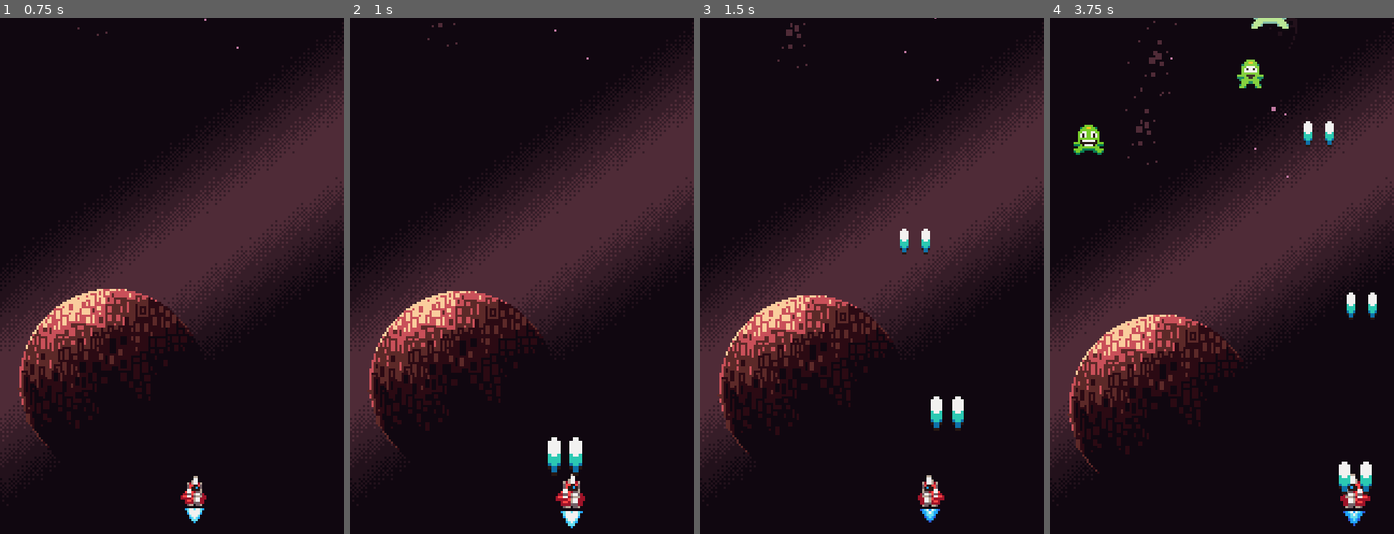
Above: before the commit, frames 1-4 (left to right).
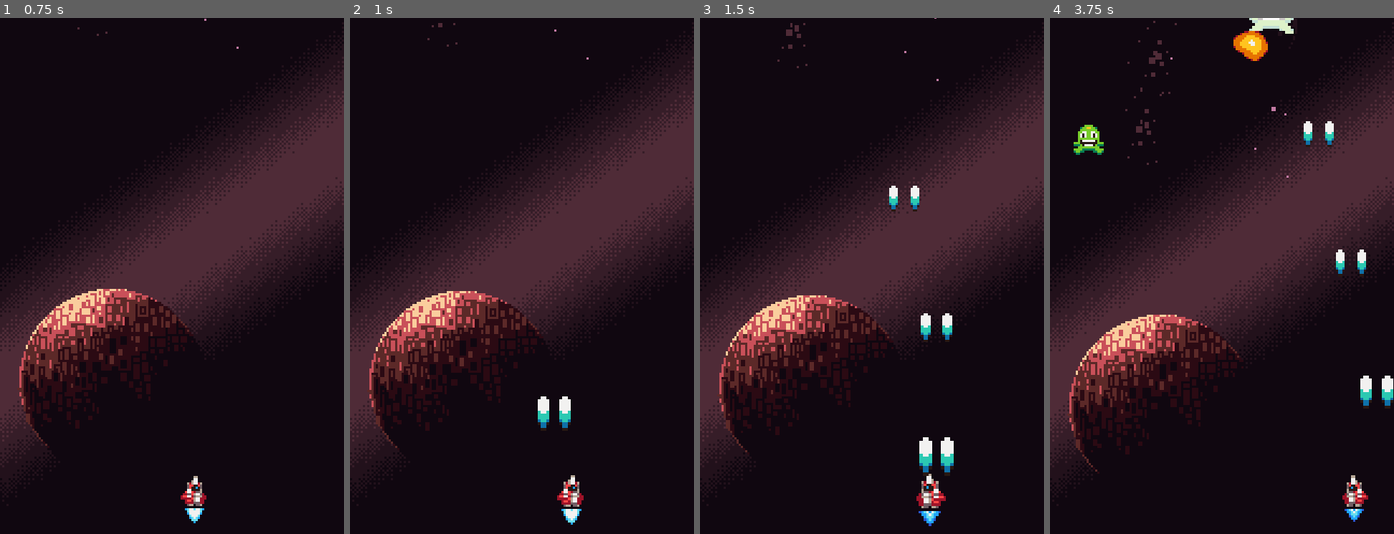
Above: after the commit, the same moments.

Repository: jordan95v/galaxy_defiance
Game: Godot game, scene res://scenes/ui/menu/menu.tscn
Same seed, same stepped clock (60 frames per second), same inputs: the game is played once before the commit and once after it.
Inputs:
- Up to frame 1 (0.75 s): tap Space (space) at 0.5 s; hold D (bank_right) from 0.53 s (still down); hold Enter (enter) from 0.53 s (still down)
- Up to frame 2 (1 s): keep holding D (bank_right); keep holding Enter (enter); tap Space (space) at 0.8 s
- Up to frame 3 (1.5 s): release D (bank_right) at 1.28 s; release Enter (enter) at 1.28 s; hold A (bank_left) from 1.28 s (still down); tap Space (space) at 1.35 s
- Up to frame 4 (3.75 s): tap Enter (enter) at 1.55, 3.05 s; release A (bank_left) at 2.03 s; hold Enter (enter) 2.03-2.78 s; hold D (bank_right) 2.03-3.53 s; tap Space (space) at 2.3, 2.85 s; hold A (bank_left) from 3.53 s (still down); hold Enter (enter) from 3.53 s (still down)

Frame 1 is identical in both runs. In frame 2, 1.0% of the frame differs, in the area x 54-69%, y 73-99%; in frame 3, 1.7%; in frame 4, 2.3%, in the area x 53-100%, y 0-99%.

Commit message:
Added DestroyedComponent.

Diff:
--- a/project.godot
+++ b/project.godot
@@ -45,6 +45,11 @@
 "events": [Object(InputEventKey,"resource_local_to_scene":false,"resource_name":"","device":-1,"window_id":0,"alt_press …(182 unchanged characters)…
 ]
 }
+echap={
+"deadzone": 0.5,
+"events": [Object(InputEventKey,"resource_local_to_scene":false,"resource_name":"","device":-1,"window_id":0,"alt_pressed":false,"shift_pressed":false,"ctrl_pressed":false,"meta_pressed":false,"pressed":false,"keycode":0,"physical_keycode":4194305,"key_label":0,"unicode":0,"echo":false,"script":null)
+]
+}
 
 [layer_names]
 
--- /dev/null
+++ b/resources/bit_potion_normal_text.tres
@@ -0,0 +1,9 @@
+[gd_resource type="LabelSettings" load_steps=2 format=3 uid="uid://c727recbjvjo4"]
+
+[ext_resource type="FontFile" uid="uid://d4l8ftvhdjw1d" path="res://assets/BitPotion.ttf" id="1_cfy60"]
+
+[resource]
+font = ExtResource("1_cfy60")
+outline_size = 1
+outline_color = Color(0.917647, 0.360784, 0, 1)
+shadow_color = Color(0.917647, 0.360784, 0, 1)
--- /dev/null
+++ b/scenes/components/destroyed_component/destroyed_component.gd
@@ -0,0 +1,17 @@
+class_name DestroyedComponent
+extends Node
+
+@export var actor: Node2D
+@export var health_component: HealthComponent
+@onready var spawn_component: SpawnComponent = $SpawnComponent
+
+
+func _ready() -> void:
+	health_component.no_health.connect(on_no_health)
+
+
+func on_no_health() -> void:
+	if not actor or not health_component:
+		return
+	spawn_component.spawn(actor.global_position)
+	actor.queue_free()
--- /dev/null
+++ b/scenes/components/destroyed_component/destroyed_component.tscn
@@ -0,0 +1,11 @@
+[gd_scene load_steps=4 format=3 uid="uid://loqivrm0drtr"]
+
+[ext_resource type="Script" path="res://scenes/components/destroyed_component/destroyed_component.gd" id="1_smn3b"]
+[ext_resource type="PackedScene" uid="uid://bfpfpejhgb57k" path="res://scenes/game_objects/explosion/explosion.tscn" id="2_0wl78"]
+[ext_resource type="PackedScene" uid="uid://chfqqnuajer2b" path="res://scenes/components/spawn_component/spawn_component.tscn" id="3_d1urx"]
+
+[node name="DestroyedComponent" type="Node"]
+script = ExtResource("1_smn3b")
+
+[node name="SpawnComponent" parent="." instance=ExtResource("3_d1urx")]
+scene = ExtResource("2_0wl78")
--- a/scenes/components/flash_component/flash_component.gd
+++ /dev/null
@@ -1,23 +0,0 @@
-extends Node
-
-@export var hurtbox_component: HurtboxComponent
-@export var animated_sprite: AnimatedSprite2D
-const FLASH_MATERIAL: ShaderMaterial = preload(
-	"res://scenes/game_objects/enemies/flash_material.tres"
-)
-var original_material: Material
-
-
-func _ready() -> void:
-	hurtbox_component.hurt.connect(on_hurt)
-	original_material = animated_sprite.material
-
-
-func on_hurt() -> void:
-	var timer: Timer = Timer.new()
-	add_child(timer)
-	timer.wait_time = 0.2
-	animated_sprite.material = FLASH_MATERIAL
-	timer.start()
-	await timer.timeout
-	animated_sprite.material = original_material
--- a/scenes/components/flash_component/flash_component.tscn
+++ /dev/null
@@ -1,6 +0,0 @@
-[gd_scene load_steps=2 format=3 uid="uid://b1xammmwkudun"]
-
-[ext_resource type="Script" path="res://scenes/components/flash_component/flash_component.gd" id="1_uv7ph"]
-
-[node name="FlashComponent" type="Node"]
-script = ExtResource("1_uv7ph")
--- a/scenes/game_objects/enemies/basic_enemy.gd
+++ b/scenes/game_objects/enemies/basic_enemy.gd
@@ -1,19 +1,20 @@
 class_name BasicEnemy
 extends Node2D
 
+@onready var animation_player: AnimationPlayer = $AnimationPlayer
+@onready var shake_component: ShakeComponent = $ShakeComponent
+@onready var scale_component: ScaleComponent = $ScaleComponent
+@onready var move_component: MoveComponent = $MoveComponent
+@onready var health_component: HealthComponent = $HealthComponent
 @onready var visible_on_screen_notifier_2d: VisibleOnScreenNotifier2D = $VisibleOnScreenNotifier2D
-@onready var health_component: HealthComponent = $HealthComponent
 @onready var animated_sprite_2d: AnimatedSprite2D = $AnimatedSprite2D
 @onready var hurtbox_component: HurtboxComponent = $HurtboxComponent
 @onready var hitbox_component: HitboxComponent = $HitboxComponent
-@onready var animation_player: AnimationPlayer = $AnimationPlayer
-@onready var scale_component: ScaleComponent = $ScaleComponent
-@onready var shake_component: ShakeComponent = $ShakeComponent
+@onready var destroyed_component: DestroyedComponent = $DestroyedComponent
 
 
 func _ready() -> void:
 	visible_on_screen_notifier_2d.screen_exited.connect(queue_free)
-	health_component.no_health.connect(on_no_health)
 	hurtbox_component.hurt.connect(on_hurt)
 
 
@@ -21,11 +22,3 @@
 	scale_component.tween_scale()
 	shake_component.apply_random_shake()
 	animation_player.play("flash")
-
-
-func on_no_health() -> void:
-	animated_sprite_2d.play("die")
-	hurtbox_component.set_deferred("monitoring", false)
-	hitbox_component.set_deferred("monitorable", false)
-	await animated_sprite_2d.animation_finished
-	queue_free()
--- a/scenes/game_objects/enemies/basic_enemy.tscn
+++ b/scenes/game_objects/enemies/basic_enemy.tscn
@@ -6,8 +6,12 @@
 [ext_resource type="PackedScene" uid="uid://bgmj6gucsi01l" path="res://scenes/components/move_component/move_component.tscn" id="4_2fku0"]
 [ext_resource type="PackedScene" uid="uid://calacfe7abcrh" path="res://scenes/components/health_component/health_component.tscn" id="5_1olh2"]
 [ext_resource type="Material" uid="uid://ctvdkbwqfq3nk" path="res://resources/flash_material.tres" id="6_67cva"]
+[ext_resource type="PackedScene" uid="uid://loqivrm0drtr" path="res://scenes/components/destroyed_component/destroyed_component.tscn" id="6_o3p3s"]
 [ext_resource type="PackedScene" uid="uid://b0ohk2o5l0lcp" path="res://scenes/components/hurtbox_component/hurtbox_component.tscn" id="7_r7j5w"]
 [ext_resource type="PackedScene" uid="uid://c5hw2nvofyp0w" path="res://scenes/components/hitbox_component/hitbox_component.tscn" id="8_53it0"]
+
+[sub_resource type="Animation" id="Animation_sguyb"]
+resource_name = "RESET"
 
 [sub_resource type="Animation" id="Animation_yipql"]
 resource_name = "flash"
@@ -24,9 +28,6 @@
 "update": 0,
 "values": [0.9, 0.0]
 }
-
-[sub_resource type="Animation" id="Animation_sguyb"]
-resource_name = "RESET"
 
 [sub_resource type="AnimationLibrary" id="AnimationLibrary_sto60"]
 _data = {
@@ -56,6 +57,10 @@
 
 [node name="HealthComponent" parent="." instance=ExtResource("5_1olh2")]
 
+[node name="DestroyedComponent" parent="." node_paths=PackedStringArray("actor", "health_component") instance=ExtResource("6_o3p3s")]
+actor = NodePath("..")
+health_component = NodePath("../HealthComponent")
+
 [node name="VisibleOnScreenNotifier2D" type="VisibleOnScreenNotifier2D" parent="."]
 
 [node name="AnimatedSprite2D" type="AnimatedSprite2D" parent="."]
--- a/scenes/game_objects/enemies/green_enemy.tscn
+++ b/scenes/game_objects/enemies/green_enemy.tscn
@@ -1,9 +1,8 @@
-[gd_scene load_steps=20 format=3 uid="uid://qpl8dcagwouc"]
+[gd_scene load_steps=14 format=3 uid="uid://qpl8dcagwouc"]
 
 [ext_resource type="PackedScene" uid="uid://b4k0gmi0kq2da" path="res://scenes/game_objects/enemies/basic_enemy.tscn" id="1_t2vxv"]
 [ext_resource type="Shader" path="res://resources/flash_shader.gdshader" id="2_r2l8i"]
 [ext_resource type="Texture2D" uid="uid://bnxyv8ol886eh" path="res://assets/green_enemy.png" id="2_tdedi"]
-[ext_resource type="Texture2D" uid="uid://i80o8m0wyfh8" path="res://assets/explosion.png" id="3_p5w57"]
 
 [sub_resource type="ShaderMaterial" id="ShaderMaterial_tjlyx"]
 resource_local_to_scene = true
@@ -35,26 +34,6 @@
 atlas = ExtResource("2_tdedi")
 region = Rect2(32, 0, 16, 16)
 
-[sub_resource type="AtlasTexture" id="AtlasTexture_b1aly"]
-atlas = ExtResource("3_p5w57")
-region = Rect2(0, 0, 16, 16)
-
-[sub_resource type="AtlasTexture" id="AtlasTexture_tm0d4"]
-atlas = ExtResource("3_p5w57")
-region = Rect2(16, 0, 16, 16)
-
-[sub_resource type="AtlasTexture" id="AtlasTexture_jhvmt"]
-atlas = ExtResource("3_p5w57")
-region = Rect2(32, 0, 16, 16)
-
-[sub_resource type="AtlasTexture" id="AtlasTexture_e5uu6"]
-atlas = ExtResource("3_p5w57")
-region = Rect2(48, 0, 16, 16)
-
-[sub_resource type="AtlasTexture" id="AtlasTexture_ruq64"]
-atlas = ExtResource("3_p5w57")
-region = Rect2(64, 0, 16, 16)
-
 [sub_resource type="SpriteFrames" id="SpriteFrames_yimgd"]
 animations = [{
 "frames": [{
@@ -80,21 +59,6 @@
 }, {
 "duration": 2.0,
 "texture": SubResource("AtlasTexture_66a3m")
-}, {
-"duration": 1.0,
-"texture": SubResource("AtlasTexture_b1aly")
-}, {
-"duration": 1.0,
-"texture": SubResource("AtlasTexture_tm0d4")
-}, {
-"duration": 1.0,
-"texture": SubResource("AtlasTexture_jhvmt")
-}, {
-"duration": 1.0,
-"texture": SubResource("AtlasTexture_e5uu6")
-}, {
-"duration": 1.0,
-"texture": SubResource("AtlasTexture_ruq64")
 }],
 "loop": false,
 "name": &"die",
@@ -111,6 +75,7 @@
 [node name="AnimatedSprite2D" parent="." index="6"]
 material = SubResource("ShaderMaterial_tjlyx")
 sprite_frames = SubResource("SpriteFrames_yimgd")
+animation = &"die"
 autoplay = "default"
 
 [node name="CollisionShape2D" type="CollisionShape2D" parent="HurtboxComponent" index="0"]
--- /dev/null
+++ b/scenes/game_objects/explosion/explosion.gd
@@ -0,0 +1,6 @@
+extends Node2D
+
+@onready var animated_sprite_2d: AnimatedSprite2D = $AnimatedSprite2D
+
+func _ready() -> void:
+	animated_sprite_2d.animation_finished.connect(queue_free)
--- /dev/null
+++ b/scenes/game_objects/explosion/explosion.tscn
@@ -0,0 +1,61 @@
+[gd_scene load_steps=10 format=3 uid="uid://bfpfpejhgb57k"]
+
+[ext_resource type="Script" path="res://scenes/game_objects/explosion/explosion.gd" id="1_jf23f"]
+[ext_resource type="Texture2D" uid="uid://i80o8m0wyfh8" path="res://assets/explosion.png" id="1_mxbog"]
+
+[sub_resource type="AtlasTexture" id="AtlasTexture_vvvuu"]
+atlas = ExtResource("1_mxbog")
+region = Rect2(0, 0, 16, 16)
+
+[sub_resource type="AtlasTexture" id="AtlasTexture_xqfbf"]
+atlas = ExtResource("1_mxbog")
+region = Rect2(16, 0, 16, 16)
+
+[sub_resource type="AtlasTexture" id="AtlasTexture_vusy7"]
+atlas = ExtResource("1_mxbog")
+region = Rect2(32, 0, 16, 16)
+
+[sub_resource type="AtlasTexture" id="AtlasTexture_8vvqi"]
+atlas = ExtResource("1_mxbog")
+region = Rect2(48, 0, 16, 16)
+
+[sub_resource type="AtlasTexture" id="AtlasTexture_bhmvr"]
+atlas = ExtResource("1_mxbog")
+region = Rect2(64, 0, 16, 16)
+
+[sub_resource type="AtlasTexture" id="AtlasTexture_1ddt5"]
+atlas = ExtResource("1_mxbog")
+region = Rect2(80, 0, 16, 16)
+
+[sub_resource type="SpriteFrames" id="SpriteFrames_m6ta4"]
+animations = [{
+"frames": [{
+"duration": 1.0,
+"texture": SubResource("AtlasTexture_vvvuu")
+}, {
+"duration": 1.0,
+"texture": SubResource("AtlasTexture_xqfbf")
+}, {
+"duration": 1.0,
+"texture": SubResource("AtlasTexture_vusy7")
+}, {
+"duration": 1.0,
+"texture": SubResource("AtlasTexture_8vvqi")
+}, {
+"duration": 1.0,
+"texture": SubResource("AtlasTexture_bhmvr")
+}, {
+"duration": 1.0,
+"texture": SubResource("AtlasTexture_1ddt5")
+}],
+"loop": false,
+"name": &"default",
+"speed": 5.0
+}]
+
+[node name="Explosion" type="Node2D"]
+script = ExtResource("1_jf23f")
+
+[node name="AnimatedSprite2D" type="AnimatedSprite2D" parent="."]
+sprite_frames = SubResource("SpriteFrames_m6ta4")
+autoplay = "default"
--- a/scenes/game_objects/ship/ship.gd
+++ b/scenes/game_objects/ship/ship.gd
@@ -2,24 +2,26 @@
 extends Node2D
 
 signal died
+@onready var animated_sprite_2d: AnimatedSprite2D = $Visuals/AnimatedSprite2D
+@onready var flame_animated_sprite_2d: AnimatedSprite2D = $Visuals/FlameAnimatedSprite2D
+@onready var move_component: MoveComponent = $MoveComponent
+@onready var move_input_component: Node = $MoveInputComponent
+@onready var clamp_component: Node = $ClampComponent
+@onready var spawn_component: SpawnComponent = $SpawnComponent
+@onready var scale_component: ScaleComponent = $ScaleComponent
+@onready var health_component: HealthComponent = $HealthComponent
+@onready var shake_component: ShakeComponent = $ShakeComponent
+@onready var destroyed_component: DestroyedComponent = $DestroyedComponent
+@onready var fire_rate_timer: Timer = $FireRateTimer
+@onready var animation_player: AnimationPlayer = $AnimationPlayer
+@onready var hurtbox_component: HurtboxComponent = $HurtboxComponent
 @onready var left_cannon: Marker2D = $LeftCannon
 @onready var right_cannon: Marker2D = $RightCannon
-@onready var fire_rate_timer: Timer = $FireRateTimer
-@onready var animated_sprite_2d: AnimatedSprite2D = $Visuals/AnimatedSprite2D
-@onready var flame_animated_sprite_2d: AnimatedSprite2D = $Visuals/FlameAnimatedSprite2D
-@onready var spawn_component: SpawnComponent = $SpawnComponent
-@onready var scale_component: ScaleComponent = $ScaleComponent
-@onready var shake_component: ShakeComponent = $ShakeComponent
-@onready var move_component: MoveComponent = $MoveComponent
-@onready var hurtbox_component: HurtboxComponent = $HurtboxComponent
-@onready var animation_player: AnimationPlayer = $AnimationPlayer
-@onready var health_component: HealthComponent = $HealthComponent
 
 
 func _ready() -> void:
 	fire_rate_timer.timeout.connect(on_fire_rate_timer_timeout)
 	hurtbox_component.hurt.connect(on_hurt)
-	health_component.no_health.connect(on_no_health)
 
 
 func _process(_delta: float) -> void:
@@ -50,13 +52,3 @@
 	scale_component.tween_scale()
 	shake_component.apply_random_shake()
 	animation_player.play("flash")
-
-
-func on_no_health() -> void:
-	set_process(false)
-	move_component.set_process(false)
-	flame_animated_sprite_2d.hide()
-	animated_sprite_2d.play("explosion")
-	await animated_sprite_2d.animation_finished
-	died.emit()
-	queue_free()
--- a/scenes/game_objects/ship/ship.tscn
+++ b/scenes/game_objects/ship/ship.tscn
@@ -1,11 +1,10 @@
-[gd_scene load_steps=39 format=3 uid="uid://2v522uaf6evr"]
+[gd_scene load_steps=34 format=3 uid="uid://2v522uaf6evr"]
 
 [ext_resource type="Script" path="res://scenes/game_objects/ship/ship.gd" id="1_5ip12"]
 [ext_resource type="Texture2D" uid="uid://dr4iaxw4epat1" path="res://assets/player_ship.png" id="1_utur1"]
 [ext_resource type="Material" uid="uid://ctvdkbwqfq3nk" path="res://resources/flash_material.tres" id="2_7jq2b"]
 [ext_resource type="PackedScene" uid="uid://bgmj6gucsi01l" path="res://scenes/components/move_component/move_component.tscn" id="2_afxwq"]
 [ext_resource type="PackedScene" uid="uid://d2mchr7l2okv3" path="res://scenes/components/move_input_component/move_input_component.tscn" id="4_6exiq"]
-[ext_resource type="Texture2D" uid="uid://i80o8m0wyfh8" path="res://assets/explosion.png" id="4_psvc7"]
 [ext_resource type="Script" path="res://resources/move_stats.gd" id="6_1ga4o"]
 [ext_resource type="PackedScene" uid="uid://cwaek2bpgie8f" path="res://scenes/components/clamp_component/clamp_component.tscn" id="7_o3vtl"]
 [ext_resource type="PackedScene" uid="uid://chfqqnuajer2b" path="res://scenes/components/spawn_component/spawn_component.tscn" id="8_gc4gi"]
@@ -16,6 +15,7 @@
 [ext_resource type="Texture2D" uid="uid://bhf5tog0s3q1u" path="res://assets/boosters/boosters_left.png" id="15_ef14q"]
 [ext_resource type="Texture2D" uid="uid://cue55ur4fi44f" path="res://assets/boosters/boosters.png" id="15_ki0p5"]
 [ext_resource type="PackedScene" uid="uid://wy0tpiqtlvhq" path="res://scenes/components/shake_component/shake_component.tscn" id="16_1ut3p"]
+[ext_resource type="PackedScene" uid="uid://loqivrm0drtr" path="res://scenes/components/destroyed_component/destroyed_component.tscn" id="16_cmgkx"]
 [ext_resource type="Texture2D" uid="uid://bw5q83sng4swn" path="res://assets/boosters/boosters_right.png" id="16_mx7b4"]
 
 [sub_resource type="AtlasTexture" id="AtlasTexture_h5jfq"]
@@ -30,26 +30,6 @@
 atlas = ExtResource("1_utur1")
 region = Rect2(16, 0, 16, 16)
 
-[sub_resource type="AtlasTexture" id="AtlasTexture_6cddk"]
-atlas = ExtResource("4_psvc7")
-region = Rect2(0, 0, 16, 16)
-
-[sub_resource type="AtlasTexture" id="AtlasTexture_dtb6b"]
-atlas = ExtResource("4_psvc7")
-region = Rect2(16, 0, 16, 16)
-
-[sub_resource type="AtlasTexture" id="AtlasTexture_wc61t"]
-atlas = ExtResource("4_psvc7")
-region = Rect2(32, 0, 16, 16)
-
-[sub_resource type="AtlasTexture" id="AtlasTexture_himsf"]
-atlas = ExtResource("4_psvc7")
-region = Rect2(48, 0, 16, 16)
-
-[sub_resource type="AtlasTexture" id="AtlasTexture_tbahx"]
-atlas = ExtResource("4_psvc7")
-region = Rect2(64, 0, 16, 16)
-
 [sub_resource type="SpriteFrames" id="SpriteFrames_wks67"]
 animations = [{
 "frames": [{
@@ -75,26 +55,6 @@
 "loop": false,
 "name": &"center",
 "speed": 5.0
-}, {
-"frames": [{
-"duration": 1.0,
-"texture": SubResource("AtlasTexture_6cddk")
-}, {
-"duration": 1.0,
-"texture": SubResource("AtlasTexture_dtb6b")
-}, {
-"duration": 1.0,
-"texture": SubResource("AtlasTexture_wc61t")
-}, {
-"duration": 1.0,
-"texture": SubResource("AtlasTexture_himsf")
-}, {
-"duration": 1.0,
-"texture": SubResource("AtlasTexture_tbahx")
-}],
-"loop": false,
-"name": &"explosion",
-"speed": 5.0
 }]
 
 [sub_resource type="AtlasTexture" id="AtlasTexture_ea0mu"]
@@ -160,22 +120,6 @@
 [sub_resource type="Resource" id="Resource_ba1fv"]
 script = ExtResource("6_1ga4o")
 speed = 50.0
-
-[sub_resource type="Animation" id="Animation_3qgg6"]
-resource_name = "flash"
-length = 0.2
-tracks/0/type = "value"
-tracks/0/imported = false
-tracks/0/enabled = true
-tracks/0/path = NodePath("Visuals/AnimatedSprite2D:material:shader_parameter/flash_pourcentage")
-tracks/0/interp = 1
-tracks/0/loop_wrap = true
-tracks/0/keys = {
-"times": PackedFloat32Array(0, 0.2),
-"transitions": PackedFloat32Array(1, 1),
-"update": 0,
-"values": [0.9, 0.0]
-}
 
 [sub_resource type="Animation" id="Animation_y22hu"]
 length = 0.001
@@ -192,6 +136,22 @@
 "values": [0.0]
 }
 
+[sub_resource type="Animation" id="Animation_3qgg6"]
+resource_name = "flash"
+length = 0.3
+tracks/0/type = "value"
+tracks/0/imported = false
+tracks/0/enabled = true
+tracks/0/path = NodePath("Visuals/AnimatedSprite2D:material:shader_parameter/flash_pourcentage")
+tracks/0/interp = 1
+tracks/0/loop_wrap = true
+tracks/0/keys = {
+"times": PackedFloat32Array(0, 0.3),
+"transitions": PackedFloat32Array(1, 1),
+"update": 0,
+"values": [0.9, 0.0]
+}
+
 [sub_resource type="AnimationLibrary" id="AnimationLibrary_no1at"]
 _data = {
 "RESET": SubResource("Animation_y22hu"),
@@ -209,7 +169,7 @@
 [node name="AnimatedSprite2D" type="AnimatedSprite2D" parent="Visuals"]
 material = ExtResource("2_7jq2b")
 sprite_frames = SubResource("SpriteFrames_wks67")
-animation = &"explosion"
+animation = &"bank_left"
 autoplay = "center"
 
 [node name="FlameAnimatedSprite2D" type="AnimatedSprite2D" parent="Visuals"]
@@ -241,8 +201,12 @@
 [node name="ShakeComponent" parent="." node_paths=PackedStringArray("sprite") instance=ExtResource("16_1ut3p")]
 sprite = NodePath("../Visuals/AnimatedSprite2D")
 
+[node name="DestroyedComponent" parent="." node_paths=PackedStringArray("actor", "health_component") instance=ExtResource("16_cmgkx")]
+actor = NodePath("..")
+health_component = NodePath("../HealthComponent")
+
 [node name="FireRateTimer" type="Timer" parent="."]
-wait_time = 0.4
+wait_time = 0.3
 autostart = true
 
 [node name="AnimationPlayer" type="AnimationPlayer" parent="."]
--- a/scenes/main/main.gd
+++ b/scenes/main/main.gd
@@ -5,7 +5,7 @@
 
 
 func _ready() -> void:
-	ship.died.connect(on_ship_died)
+	ship.tree_exited.connect(on_ship_died)
 
 
 func on_ship_died() -> void:
--- a/scenes/ui/game_over_menu/game_over_menu.gd
+++ b/scenes/ui/game_over_menu/game_over_menu.gd
@@ -3,14 +3,13 @@
 var menu_scene: PackedScene = load("res://scenes/ui/menu/menu.tscn")
 var game_scene: PackedScene = load("res://scenes/main/main.tscn")
 
-func _ready() -> void:
-	get_tree().paused = true
-
 
 func _input(event: InputEvent) -> void:
+	var actual_scene: PackedScene
 	if event.is_action_pressed("space"):
-		get_tree().paused = false
-		get_tree().change_scene_to_packed(menu_scene)
+		actual_scene = menu_scene
 	elif event.is_action_pressed("enter"):
-		get_tree().paused = false
-		get_tree().change_scene_to_packed(game_scene)
+		actual_scene = game_scene
+	if not actual_scene:
+		return
+	get_tree().change_scene_to_packed(actual_scene)
--- a/scenes/ui/game_over_menu/game_over_menu.tscn
+++ b/scenes/ui/game_over_menu/game_over_menu.tscn
@@ -2,16 +2,11 @@
 
 [ext_resource type="Script" path="res://scenes/ui/game_over_menu/game_over_menu.gd" id="1_cn5nt"]
 [ext_resource type="FontFile" uid="uid://d4l8ftvhdjw1d" path="res://assets/BitPotion.ttf" id="1_o0x7y"]
+[ext_resource type="LabelSettings" uid="uid://c727recbjvjo4" path="res://resources/bit_potion_normal_text.tres" id="3_36h0b"]
 
 [sub_resource type="LabelSettings" id="LabelSettings_8d5m4"]
 font = ExtResource("1_o0x7y")
 font_size = 32
-outline_size = 1
-outline_color = Color(0.917647, 0.360784, 0, 1)
-shadow_color = Color(0.917647, 0.360784, 0, 1)
-
-[sub_resource type="LabelSettings" id="LabelSettings_7rern"]
-font = ExtResource("1_o0x7y")
 outline_size = 1
 outline_color = Color(0.917647, 0.360784, 0, 1)
 shadow_color = Color(0.917647, 0.360784, 0, 1)
@@ -44,5 +39,5 @@
 text = "PRESS 'SPACE' TO RETURN TO
 MAIN MENU
 PRESS 'ENTER' TO RESTART"
-label_settings = SubResource("LabelSettings_7rern")
+label_settings = ExtResource("3_36h0b")
 horizontal_alignment = 1
--- a/scenes/ui/menu/menu.tscn
+++ b/scenes/ui/menu/menu.tscn
@@ -3,16 +3,11 @@
 [ext_resource type="Script" path="res://scenes/ui/menu/menu.gd" id="1_qqqie"]
 [ext_resource type="PackedScene" uid="uid://ckg8m0k737l3a" path="res://scenes/ui/space_background.tscn" id="2_1pv4n"]
 [ext_resource type="FontFile" uid="uid://d4l8ftvhdjw1d" path="res://assets/BitPotion.ttf" id="3_liu24"]
+[ext_resource type="LabelSettings" uid="uid://c727recbjvjo4" path="res://resources/bit_potion_normal_text.tres" id="4_2qbbr"]
 
 [sub_resource type="LabelSettings" id="LabelSettings_3cmek"]
 font = ExtResource("3_liu24")
 font_size = 32
-outline_size = 1
-outline_color = Color(0.917647, 0.360784, 0, 1)
-shadow_color = Color(0.917647, 0.360784, 0, 1)
-
-[sub_resource type="LabelSettings" id="LabelSettings_rgegr"]
-font = ExtResource("3_liu24")
 outline_size = 1
 outline_color = Color(0.917647, 0.360784, 0, 1)
 shadow_color = Color(0.917647, 0.360784, 0, 1)
@@ -51,5 +46,5 @@
 unique_name_in_owner = true
 layout_mode = 2
 text = "PRESS 'SPACE' TO PLAY"
-label_settings = SubResource("LabelSettings_rgegr")
+label_settings = ExtResource("4_2qbbr")
 horizontal_alignment = 1
Not shown: 1 places in scenes/game_objects/enemies/basic_enemy.tscn that only renumber resources
